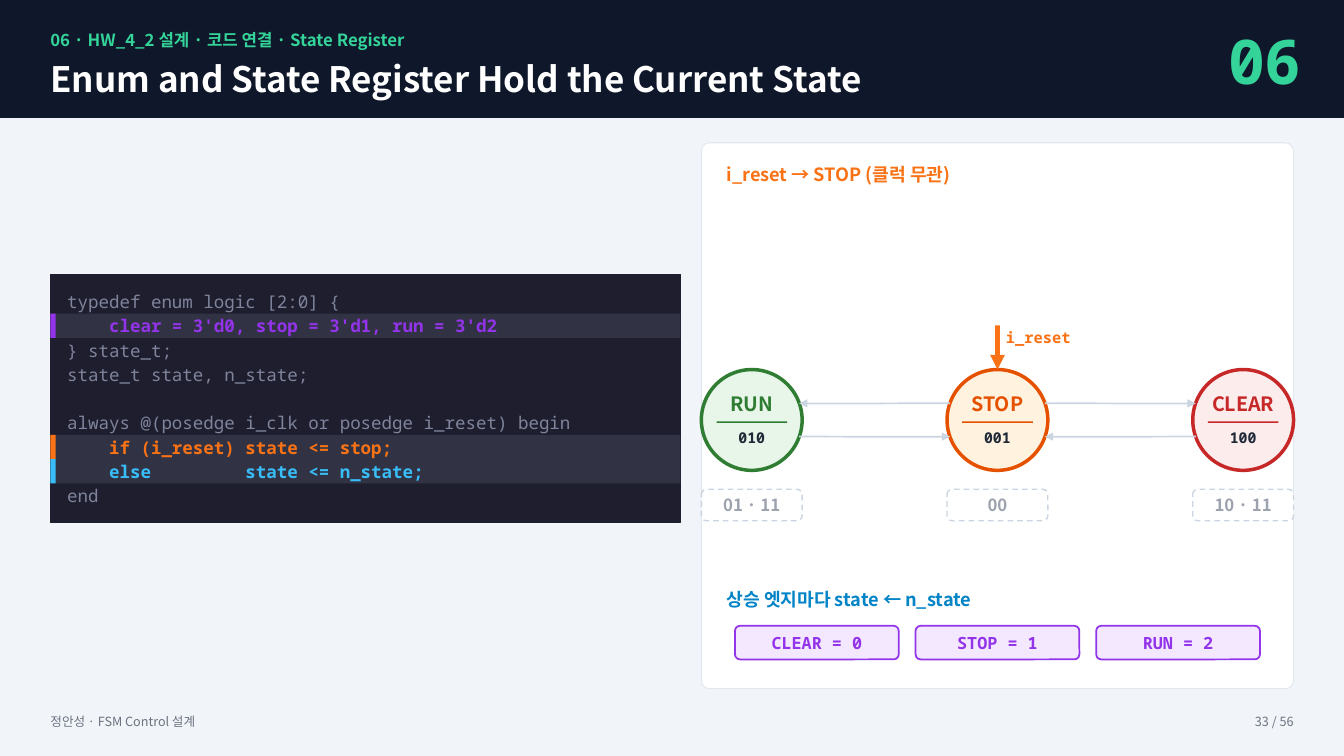
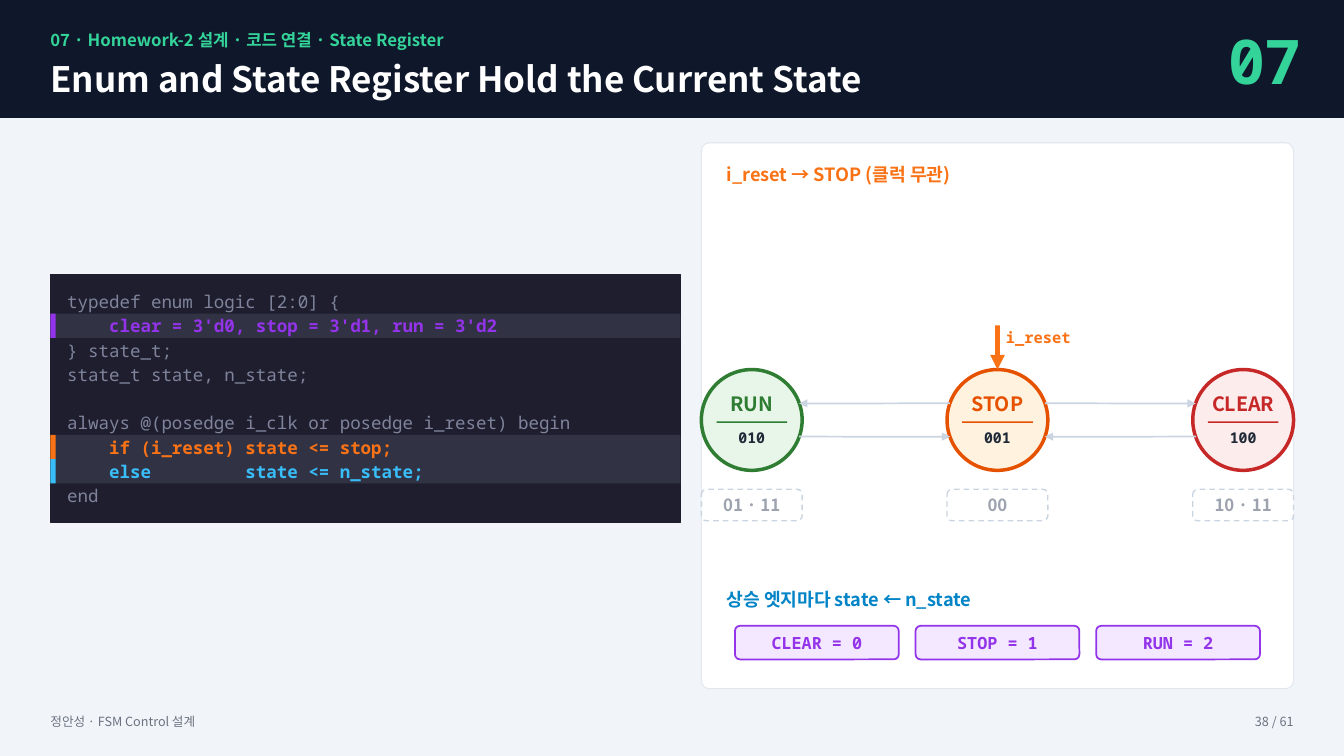
Before and after one commit to kimsacademy1234-max/System_Verilog, a slide deck: slide 38 of homework/1008_fsm_project/FSM_Control_정안성_new.pptx (slide 33 before the commit). Drawn at 1344x756 pixels with LibreOffice and Linux fonts; fonts in the diff are those of the drawing. Boxes give left, top, right and bottom in pixels: in the first picture for what was removed or moved away, otherwise in the second. Text is boxed around its words. In the diff, an @@ line names an element or a change of style, - is before the commit and + after.

```diff
--- a/homework/1008_fsm_project/FSM_Control_정안성_new.pptx
+++ b/homework/1008_fsm_project/FSM_Control_정안성_new.pptx
@@ text at <box>50,32,444,50</box>: text changed @@
-06 · HW_4_2 설계 · 코드 연결 · State Register
+07 · Homework-2 설계 · 코드 연결 · State Register
@@ text at <box>1228,39,1302,85</box>: text changed @@
-06
+07
@@ text at <box>1255,716,1294,726</box>: text changed @@
-33 / 56
+38 / 61
```
Also in this commit, not shown: 54 other slides changed, 6 slides added, 1 slide removed.
